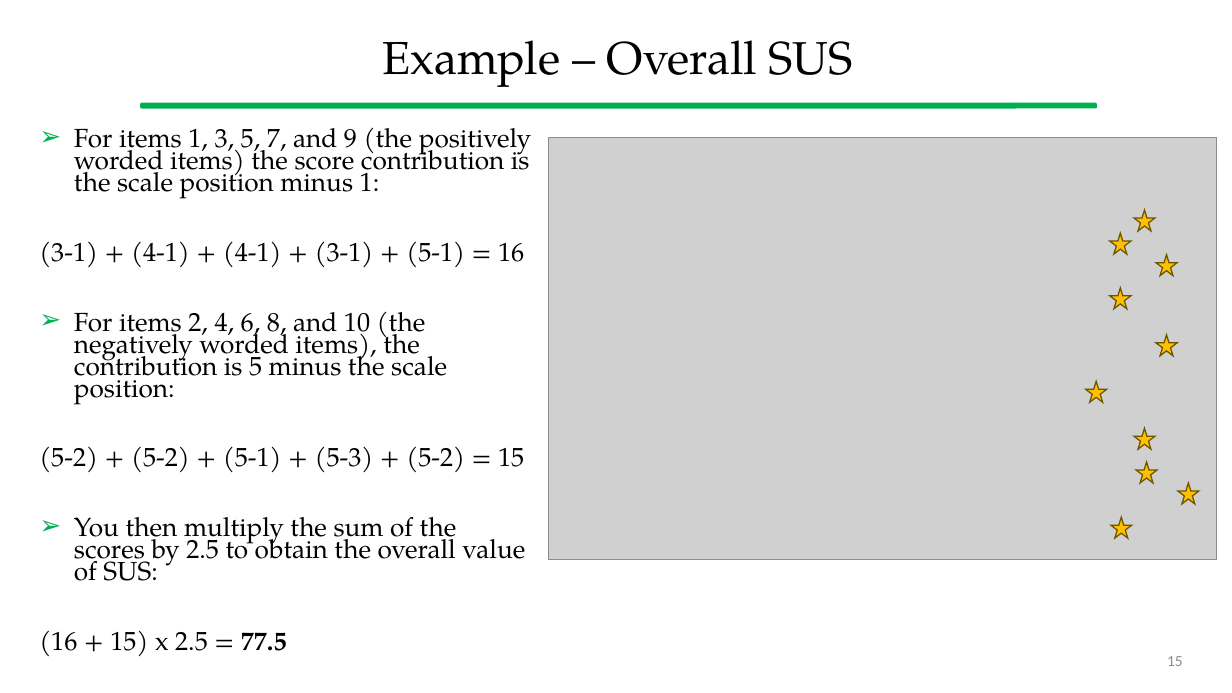
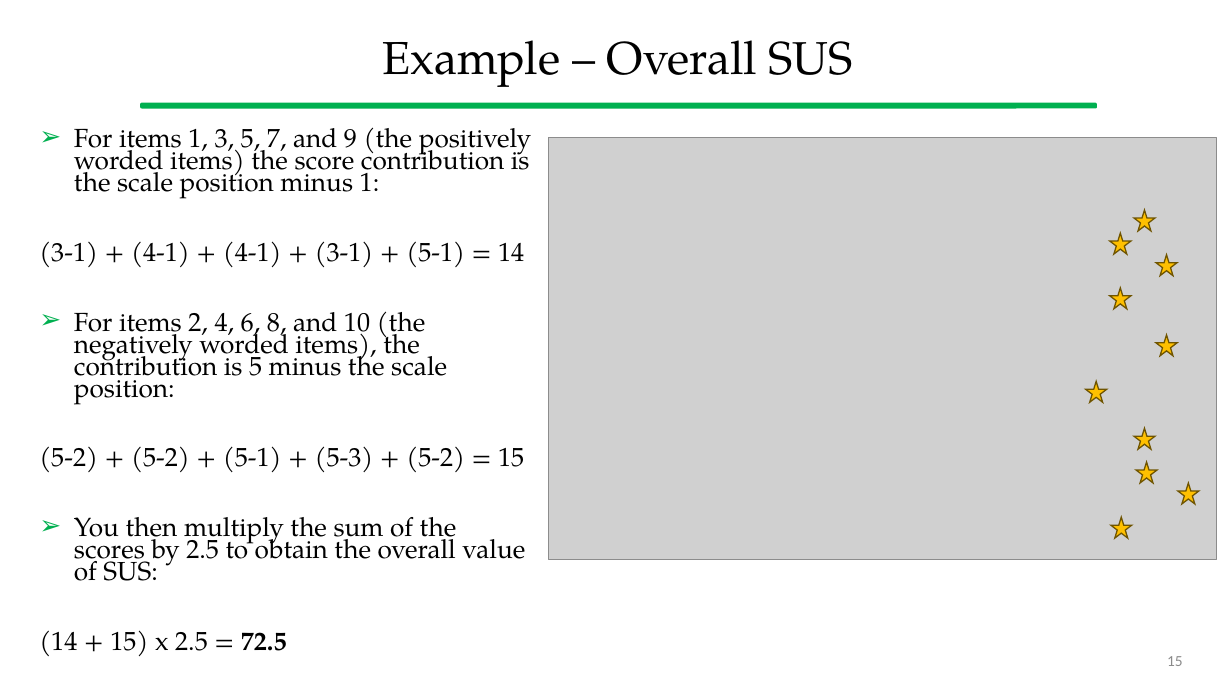
Before and after one commit to gcappon/bwthw, a slide deck: slide 15 of theory_11-usability_evaluation/theory_11-usability_evaluation.pptx. Drawn at 1232x693 pixels with LibreOffice and Linux fonts; fonts in the diff are those of the drawing; grey boxes stand for pictures. Boxes give left, top, right and bottom in pixels: in the first picture for what was removed or moved away, otherwise in the second. Text is boxed around its words. In the diff, an @@ line names an element or a change of style, - is before the commit and + after.

```diff
--- a/theory_11-usability_evaluation/theory_11-usability_evaluation.pptx
+++ b/theory_11-usability_evaluation/theory_11-usability_evaluation.pptx
@@ text at box(39, 241, 524, 267): text changed @@
-(3-1) + (4-1) + (4-1) + (3-1) + (5-1) = 16
+(3-1) + (4-1) + (4-1) + (3-1) + (5-1) = 14
@@ text at box(39, 630, 287, 656): text changed @@
-(16 + 15) x 2.5 = 77.5
+(14 + 15) x 2.5 = 72.5
```
Also in this commit, not shown: 3 other slides changed, 1 other file.
